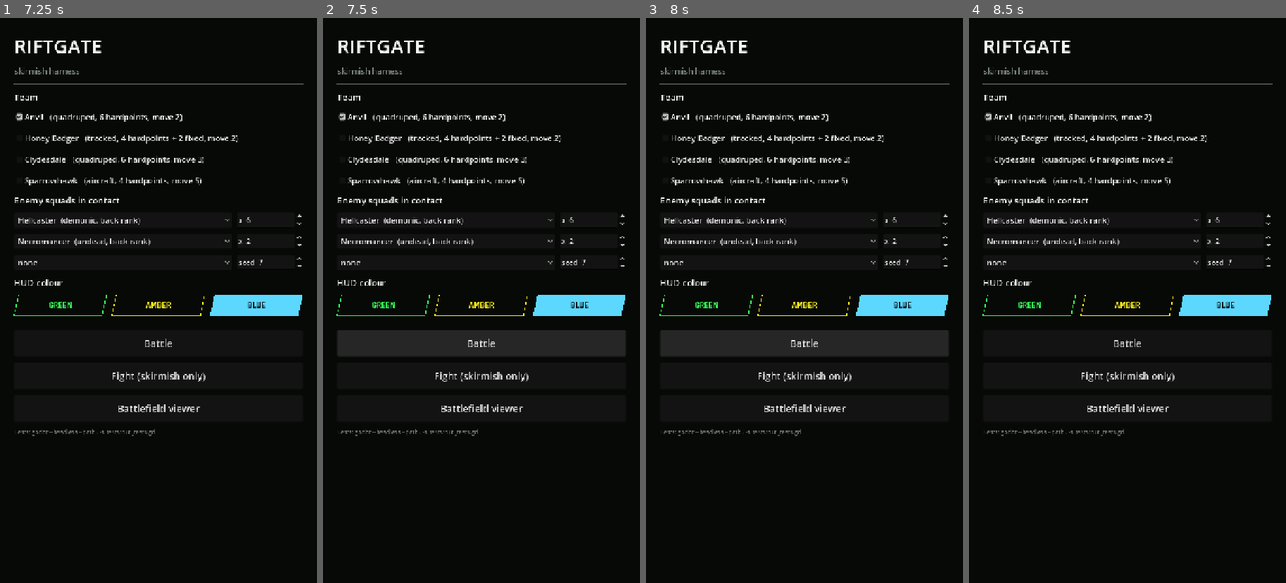
Above: before the commit, frames 1-4 (left to right).
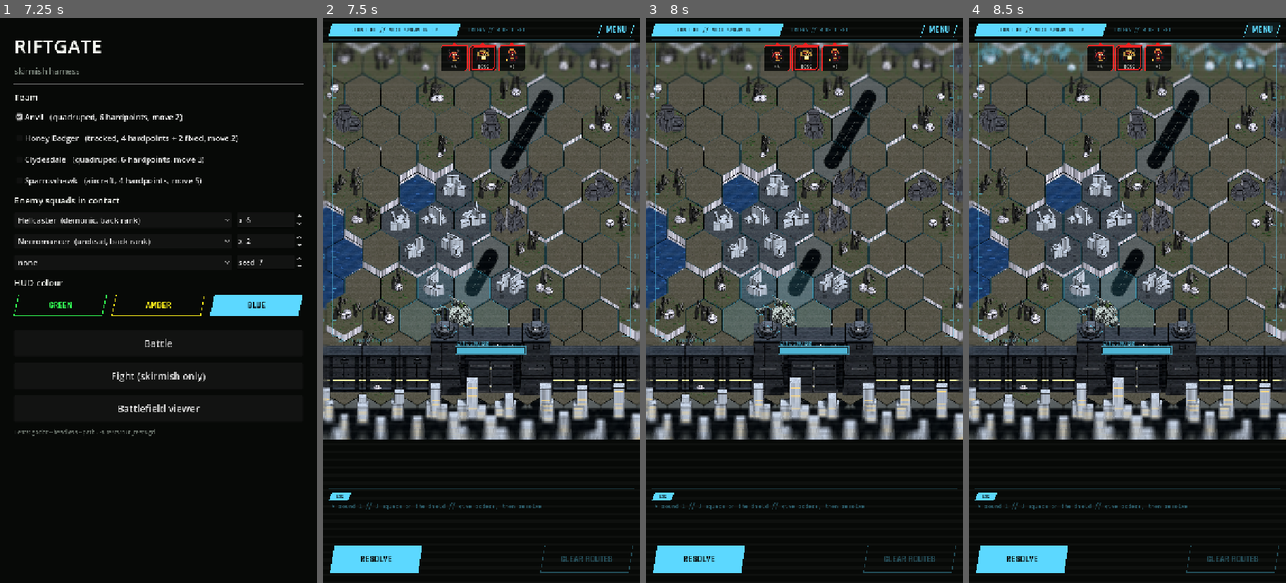
Above: after the commit, the same moments.

Repository: ryanjdmartin/riftgate
Game: Godot game, scene res://game/harness.tscn
The game is run twice, just before and just after one commit, with the same random seed, the same clock (stepped at 60 frames per second) and the same inputs.
Inputs (mouse positions are in pixels of both pictures, inside the frame that each line leads up to):
- Up to frame 1 (7.25 s): click "Anvil (quadruped, 6 hardpoint…" at 0.5 s; click "Honey Badger (tracked, 4 hard…" at 1.25 s; click "Clydesdale (quadruped, 6 hard…" at 2 s; click "Sparrowhawk (aircraft, 4 hard…" at 2.75 s; click "Ghoul (undead, front rank)" at 3.5 s; click "none" at 4.25 s; click "GREEN" at 5 s; click "AMBER" at 5.75 s; click "BLUE" at 6.5 s
- Up to frame 2 (7.5 s): click "Battle" at 7.25 s
- Up to frame 3 (8 s): no input
- Up to frame 4 (8.5 s): click (1260, 29) at 8 s, where only the run after the commit has a clickable "MENU"

Frame 1 is identical in both runs. In frame 2, 64% of the frame differs, in the area x 0-100%, y 1-99%; in frame 3, 64%; in frame 4, 64%.
Error before the commit: Invalid access to property or key 'quit_requested' on a base object of type 'Control (BattleScreen)'. (res://game/harness.gd:231)
Error after the commit: Invalid access to property or key 'quit_requested' on a base object of type 'Control (PauseMenu)'. (res://game/battle/battle_screen.gd:385)

Commit message:
The battle screen forwards QUIT from its menu and from a hosted skirmish to the harness
Co-Authored-By: Claude Fable 5.1 <noreply@anthropic.com>

Diff:
--- a/game/battle/battle_screen.gd
+++ b/game/battle/battle_screen.gd
@@ -15,6 +15,7 @@
 ## either opens the next skirmish or returns to the plan.
 
 signal back_requested
+signal quit_requested   # the menu's QUIT, on this screen or in an open skirmish: out to the harness
 
 const SKIRMISH_SCENE := preload("res://game/skirmish/skirmish_screen.tscn")
 
@@ -128,7 +129,8 @@
 
 func _build() -> void:
 	for c in get_children():
-		c.queue_free()
+		if c != _menu:   # the menu outlives a rebuild it asked for (a colour change)
+			c.queue_free()
 	H = Hud.screen_height(self)
 	LOG_Y = 1076.0 + (H - BASE_H)   # the map takes the extra height; the log and buttons keep to the bottom
 	BOTTOM_Y = 1196.0 + (H - BASE_H)
@@ -202,6 +204,8 @@
 	_place(_scan, Vector2.ZERO, Vector2(W, H))
 
 	_build_outcome()
+	if _menu != null:
+		_menu.move_to_front()
 
 
 func _build_outcome() -> void:
@@ -378,6 +382,8 @@
 		_menu = PauseMenu.new()
 		_menu.display_changed.connect(func(_key: String, _value: Variant) -> void: _apply_display())
 		_menu.hud_changed.connect(_rebuild)
+		_menu.quit_requested.connect(func() -> void: quit_requested.emit())
+		_menu.quit_requested.connect(func() -> void: quit_requested.emit())
 		add_child(_menu)
 	_menu.move_to_front()
 	_menu.open()
@@ -749,6 +755,8 @@
 	screen.back_label = "BACK TO THE FIELD"
 	screen.setup(sk)
 	screen.back_requested.connect(_on_skirmish_back)
+	screen.quit_requested.connect(func() -> void: quit_requested.emit())   # QUIT in the fight leaves the battle too
+	screen.quit_requested.connect(func() -> void: quit_requested.emit())   # straight out to the harness
 	_skirmish = screen
 	if DisplayServer.get_name() == "headless":
 		_map.set_highlight([])
